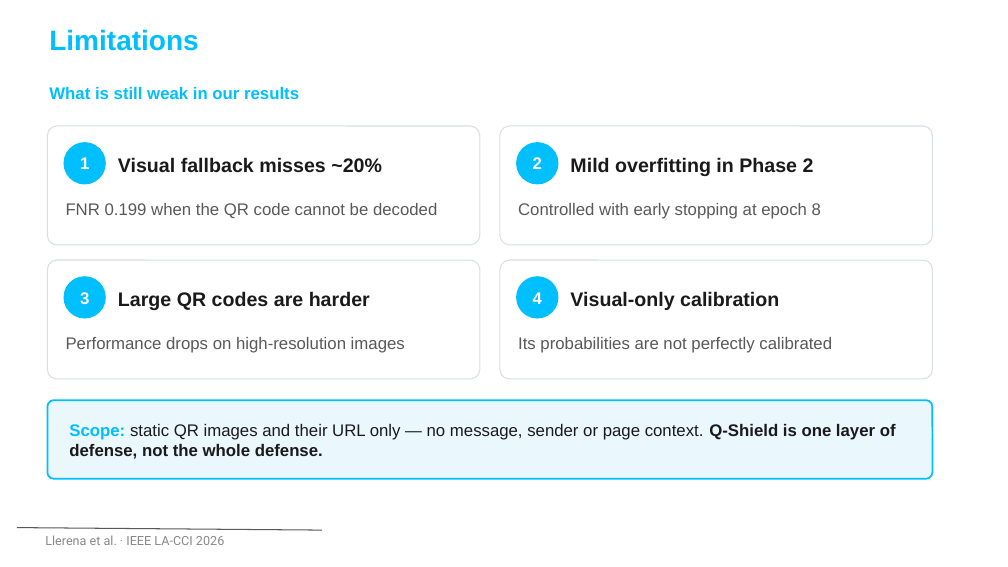
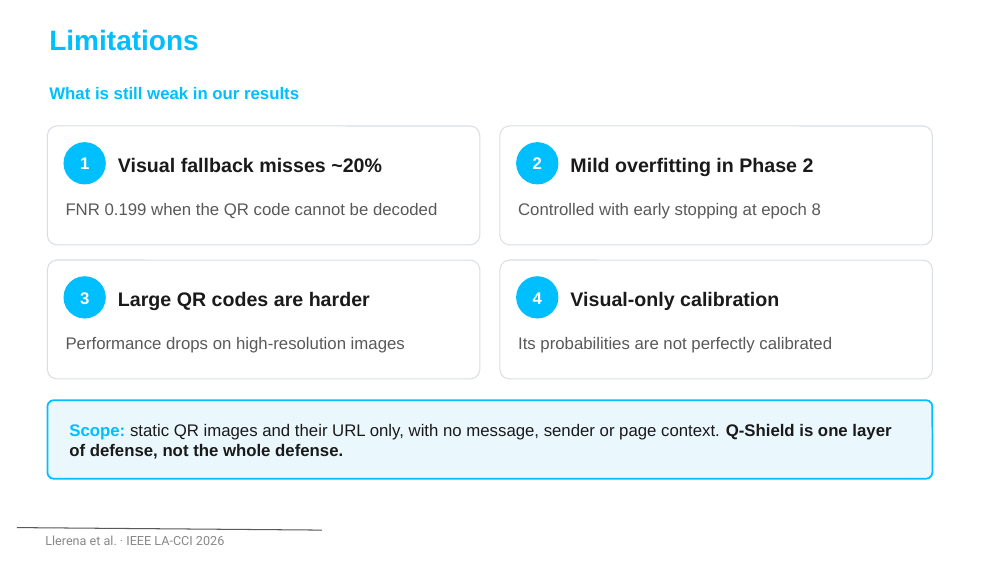
Before and after one commit to nicolasllerenas/Multimodal-Quishing-Detection-Framework, a slide deck: slide 28 of Q-Shield_LACCI2026_Presentacion.pptx (slide 24 before the commit). Drawn at 1008x567 pixels with LibreOffice and Linux fonts; fonts in the diff are those of the drawing; background and template pictures are left out. Boxes give left, top, right and bottom in pixels: in the first picture for what was removed or moved away, otherwise in the second. Text is boxed around its words. In the diff, an @@ line names an element or a change of style, - is before the commit and + after.

```diff
--- a/Q-Shield_LACCI2026_Presentacion.pptx
+++ b/Q-Shield_LACCI2026_Presentacion.pptx
@@ text in rounded rectangle at bbox=[69, 424, 891, 459]: text changed @@
-Scope: static QR images and their URL only — no message, sender or page context. Q-Shield is one layer of defense, not the whole defense.
+Scope: static QR images and their URL only, with no message, sender or page context. Q-Shield is one layer of defense, not the whole defense.
```
Also in this commit, not shown: 18 other slides changed, 4 slides added, 3 other files.
